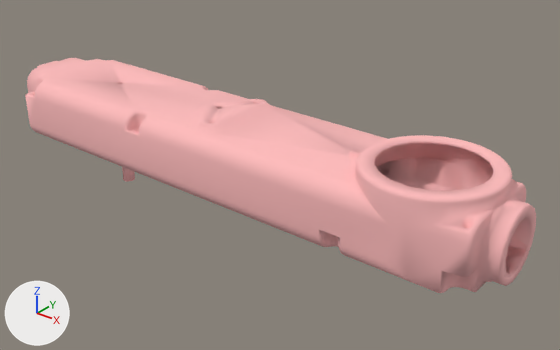
The OBJ model resources/meshes/solo12_hip_fe/solo12_hip_fe_7.obj as it was, and as the next commit left it.
Both versions are drawn from a 50 mm lens placed at (0.0576, -0.1554, 0.0931), pointed at (-0.0727, 0.0075, -0.0079). The lights are fixed; the arrows at lower left show +X, +Y and +Z. Where no turn or scale is listed for an object, it has been applied to the vertices.

In view in the first picture: 'solo12_hip_fe_7'.
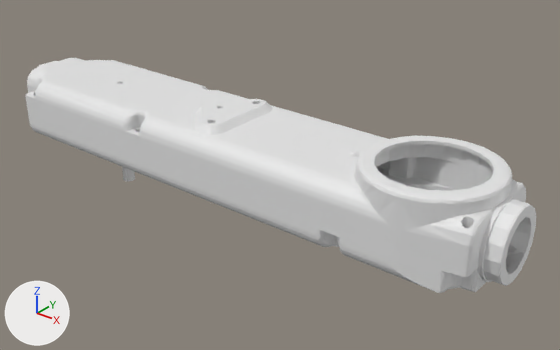
Boxes [x1, y1, x2, y2] around the edits, measured in the pictures (560 x 350 px):
part 1 of me_solo12_hip_fe_7, cut back
    before: [27, 59, 532, 293]
    after: [27, 60, 527, 293]
part 2 of me_solo12_hip_fe_7, recoloured (pink to white)
    both: [25, 58, 536, 293]

What the commit changed:
me_solo12_hip_fe_7 is used by ob_solo12_hip_fe_7; location (0.0, 0.0, 0.0).
me_solo12_hip_fe_7 had 5399 vertices, 10830 faces and spanned x -0.172..0.004, y -0.019..0.019, z -0.025..0.014.
me_solo12_hip_fe_7 now has 2691 vertices, 5414 faces and spans x -0.172..0.004, y -0.019..0.019, z -0.025..0.014.
me_solo12_hip_fe_7 part 1: 184 vertices moved within x -0.172..0.002, y -0.018..0.018, z -0.01..0.014; 2941 vertices removed from x -0.172..0.004, y -0.019..0.019, z -0.01..0.014; 233 vertices added at x -0.172..0.002, y -0.018..0.017, z -0.01..0.014.
me_solo12_hip_fe_7 part 2: 2321 faces spanning x -0.172..0.004, y -0.019..0.019, z -0.025..0.014 switch from mat_material_0 (pink #ffbcbc) to no material.
me_solo12_hip_fe_7 part 3: the surface is now shaded flat.
